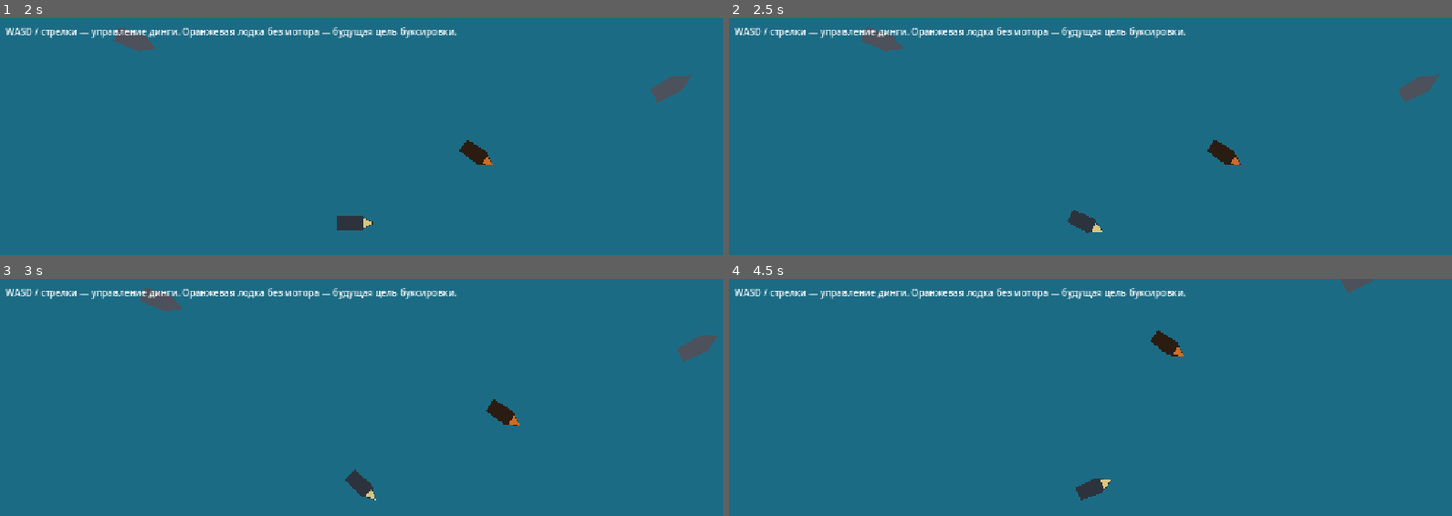
Above: before the commit, frames 1-4 (two rows, left to right).
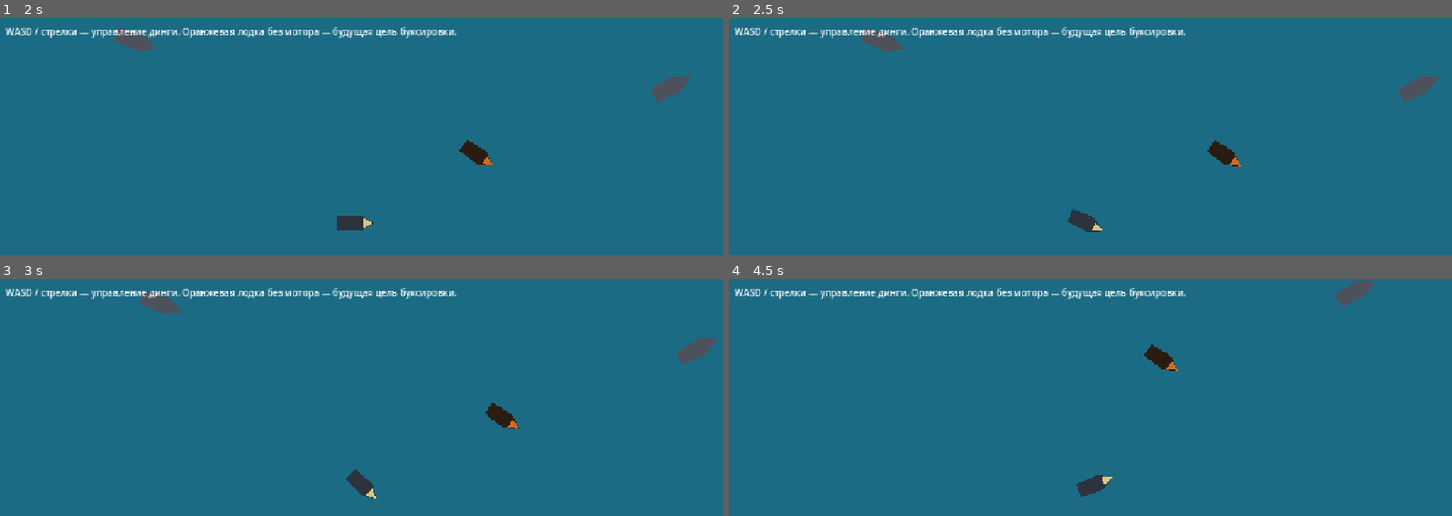
Above: after the commit, the same moments.

Repository: imchrm/bring-dimitrii-luperon
Game: Godot game, scene res://scenes/world/luperon.tscn
The game is run twice, just before and just after one commit, with the same random seed, the same clock (stepped at 60 frames per second) and the same inputs.
Inputs:
- Up to frame 1 (2 s): tap Enter at 0.5 s; hold D (steer_right) 0.53-1.28 s; tap Space at 1.25 s; hold S (reverse) from 1.28 s (still down)
- Up to frame 2 (2.5 s): release S (reverse) at 2.03 s; hold D (steer_right) from 2.03 s (still down)
- Up to frame 3 (3 s): release D (steer_right) at 2.78 s; hold W (thrust) from 2.78 s (still down)
- Up to frame 4 (4.5 s): release W (thrust) at 3.53 s; hold A (steer_left) from 3.53 s (still down)

Frame 1 is identical in both runs. In frame 2, 0.1% of the frame differs, in the area x 18-99%, y 3-91%; in frame 3, 0.5%; in frame 4, 1.0%, in the area x 47-90%, y 0-94%.

Commit message:
Add anisotropic water drag, BowPoint and class_name Dinghy
Linear water drag is now computed per hull axis (forward_drag /
lateral_drag) instead of isotropic linear_damp, so the dinghy no longer
slides sideways in turns and a towed dinghy will trail behind the tug.
Drag also applies with has_engine = false. Straight-line top speed is
unchanged (261.5 px/s); sideways slip in a full-rudder turn drops from
~130 to ~32 px/s (headless simulation).

- dinghy.gd: class_name Dinghy, static water_drag_acceleration() for
  unit tests, controls moved to _apply_controls().
- dinghy.tscn: linear_damp_mode = Replace (0), BowPoint marker on the bow.
- docs: ARCHITECTURE, CONTEXT, TODO, CHANGELOG updated.

Co-Authored-By: Claude Opus 5.5 <noreply@anthropic.com>
Claude-Session: https://claude.ai/code/session_01NyPWaBe8ZHhSeU6k75QsdG

Diff:
--- a/scenes/actors/dinghy.tscn
+++ b/scenes/actors/dinghy.tscn
@@ -8,7 +8,7 @@
 [node name="Dinghy" type="RigidBody2D"]
 mass = 2.0
 gravity_scale = 0.0
-linear_damp = 2.0
+linear_damp_mode = 1
 angular_damp = 6.0
 script = ExtResource("1_dinghy")
 
@@ -25,3 +25,6 @@
 
 [node name="TowPoint" type="Marker2D" parent="."]
 position = Vector2(-32, 0)
+
+[node name="BowPoint" type="Marker2D" parent="."]
+position = Vector2(34, 0)
--- a/scripts/actors/dinghy.gd
+++ b/scripts/actors/dinghy.gd
@@ -1,18 +1,24 @@
+class_name Dinghy
 extends RigidBody2D
 ## Dinghy — небольшая надувная лодка.
 ##
 ## Вид сверху, гравитации нет (gravity_scale = 0). "Вода" моделируется
-## демпфированием: linear_damp гасит скорость (сопротивление воды),
-## angular_damp гасит вращение. Лодка сама замедляется и останавливается.
+## сопротивлением, разным вдоль и поперёк корпуса: вдоль (forward_drag) лодка
+## идёт легко, поперёк (lateral_drag) — сопротивление в разы выше, как у
+## корпуса с килем. Благодаря этому лодка не скользит боком в поворотах, а
+## буксируемая динги выстраивается в кильватер за буксиром. Встроенный
+## linear_damp отключён (linear_damp_mode = Replace, 0) — всё линейное
+## сопротивление считается здесь. Вращение по-прежнему гасит angular_damp.
 ##
 ## Направление "вперёд" — локальная ось +X (нос корпуса нарисован вдоль +X).
 ## Тяга прикладывается вдоль forward; руль (torque) работает тем сильнее,
 ## чем быстрее идёт лодка — как настоящий руль, которому нужен поток воды.
 ##
 ## has_engine = false превращает эту же сцену в заглохшую динги, которую
-## предстоит буксировать (точка крепления троса — узел TowPoint на корме).
-## Сам трос (DampedSpringJoint2D от TowPoint) здесь намеренно не подключён —
-## это следующий шаг-прототип, главный технический риск проекта.
+## предстоит буксировать: управление отключается, сопротивление воды остаётся.
+## Точки крепления троса: TowPoint на корме (буксир), BowPoint на носу
+## (буксируемая). Сам трос здесь намеренно не подключён — это следующий
+## шаг-прототип, главный технический риск проекта.
 
 ## Сила тяги двигателя вперёд, Н.
 @export var engine_force: float = 1100.0
@@ -25,11 +31,31 @@
 ## Есть ли рабочий мотор. false = объект для буксировки.
 @export var has_engine: bool = true
 
+@export_group("Water drag")
+## Продольное сопротивление, 1/s: доля продольной скорости, гасимая за
+## секунду (смысл как у linear_damp). Определяет максимальную скорость.
+@export_range(0.0, 20.0, 0.1) var forward_drag: float = 2.1
+## Поперечное сопротивление, 1/s. Чем выше относительно forward_drag, тем
+## меньше снос боком ("киль"). Сила считается по скорости прошлого шага,
+## поэтому drag * шаг физики должно быть меньше 1 (при 60 Гц — drag < 60),
+## иначе поперечная скорость начнёт колебаться со сменой знака.
+@export_range(0.0, 30.0, 0.1) var lateral_drag: float = 12.0
+
 
 func _physics_process(_delta: float) -> void:
-	if not has_engine:
-		return
+	_apply_water_drag()
+	if has_engine:
+		_apply_controls()
 
+
+## Линейное сопротивление воды, раздельно по осям корпуса.
+func _apply_water_drag() -> void:
+	var drag_accel: Vector2 = Dinghy.water_drag_acceleration(
+		linear_velocity, rotation, forward_drag, lateral_drag)
+	apply_central_force(drag_accel * mass)
+
+
+func _apply_controls() -> void:
 	var forward: Vector2 = Vector2.RIGHT.rotated(rotation)
 
 	# Тяга: thrust - reverse даёт знак и величину в диапазоне [-1, 1].
@@ -43,3 +69,16 @@
 	var steer: float = Input.get_action_strength(&"steer_right") - Input.get_action_strength(&"steer_left")
 	var speed_factor: float = clampf(linear_velocity.length() / full_rudder_speed, 0.0, 1.0)
 	apply_torque(steer * turn_torque * speed_factor)
+
+
+## Ускорение от сопротивления воды (px/s^2) для скорости velocity корпуса,
+## повёрнутого на heading (рад). Скорость раскладывается на продольную (вдоль
+## носа, +X) и поперечную составляющие, каждая гасится своим коэффициентом.
+## Чистая функция без состояния — пригодна для юнит-тестов.
+static func water_drag_acceleration(
+		velocity: Vector2, heading: float, drag_forward: float, drag_lateral: float) -> Vector2:
+	var forward: Vector2 = Vector2.RIGHT.rotated(heading)
+	var side: Vector2 = forward.orthogonal()
+	var v_forward: float = velocity.dot(forward)
+	var v_side: float = velocity.dot(side)
+	return -(forward * v_forward * drag_forward + side * v_side * drag_lateral)
Not shown, changed: docs/ARCHITECTURE.md
Not shown, changed: docs/CHANGELOG.md
Not shown, changed: docs/CONTEXT.md
Not shown, changed: docs/TODO.md
